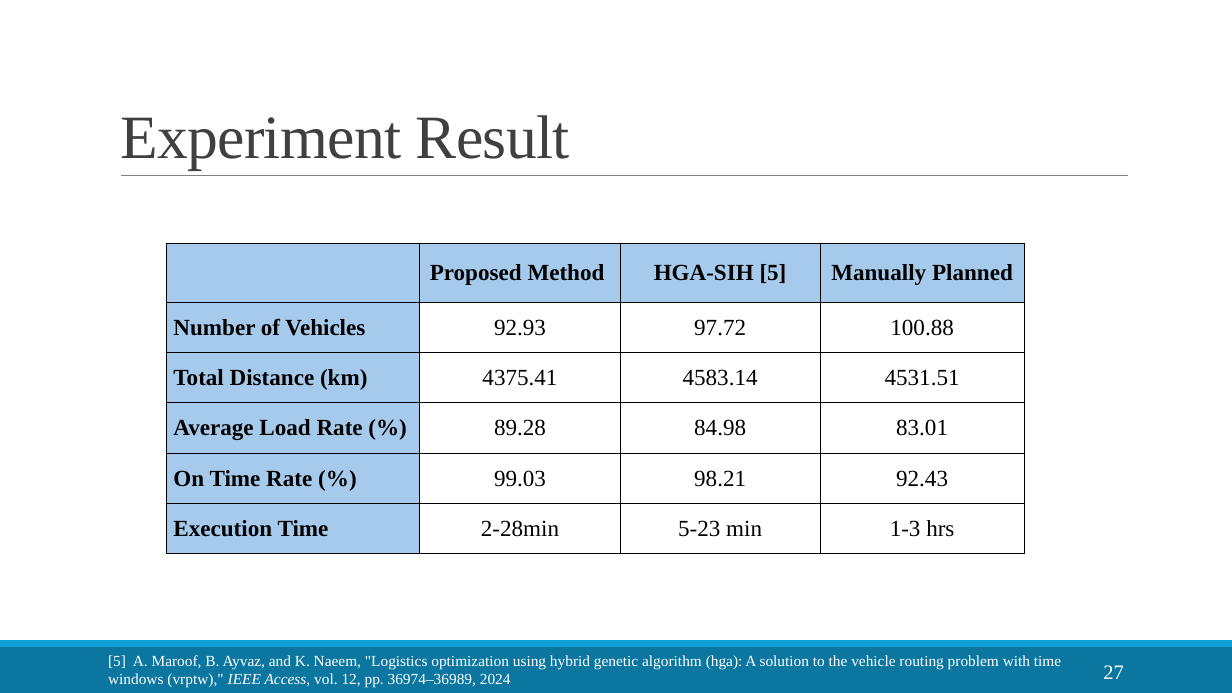
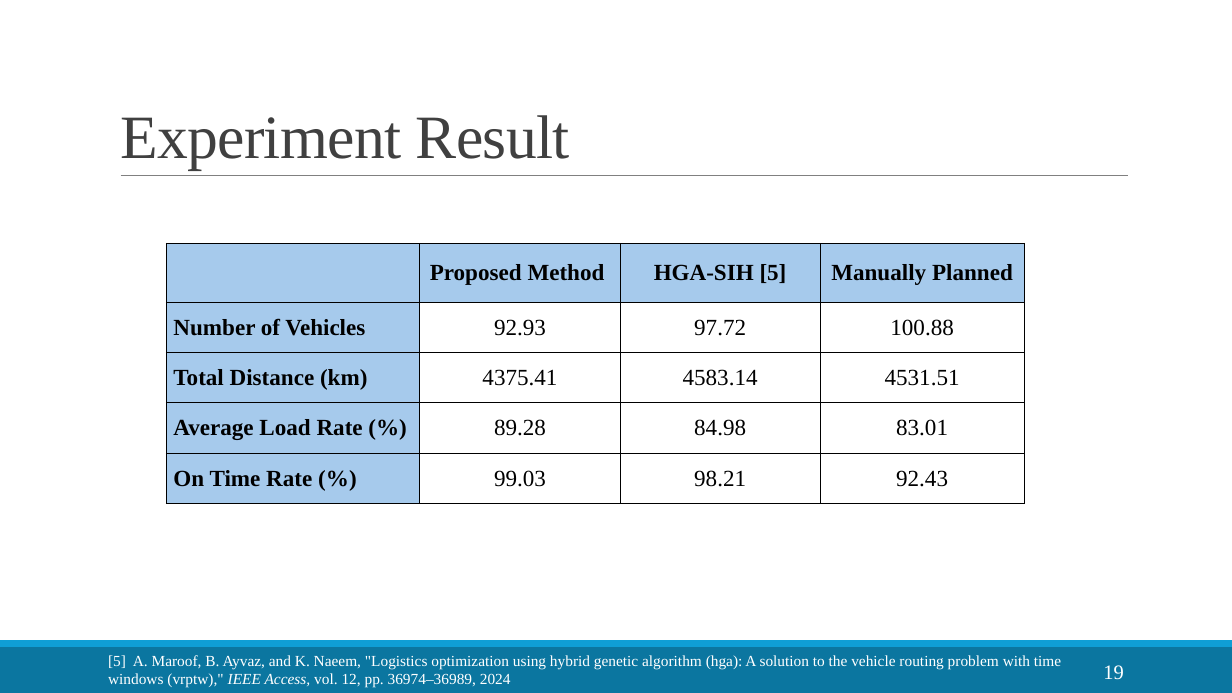
Before and after one commit to LloydGain/114_NTUT_Thesis, a slide deck: slide 19 of docs/thesis/114_楊宏傑_TCSE.pptx (slide 27 before the commit). Drawn at 1232x693 pixels with LibreOffice and Linux fonts; fonts in the diff are those of the drawing. Boxes give left, top, right and bottom in pixels: in the first picture for what was removed or moved away, otherwise in the second. Text is boxed around its words. In the diff, an @@ line names an element or a change of style, - is before the commit and + after.

```diff
--- a/docs/thesis/114_楊宏傑_TCSE.pptx
+++ b/docs/thesis/114_楊宏傑_TCSE.pptx
@@ table at [166,243,1025,503] @@
-row 6: Execution Time | 2-28min | 5-23 min | 1-3 hrs
@@ page number at [1103,665,1123,680]: text changed @@
-27
+19
```
Also in this commit, not shown: 8 other slides changed, 4 slides added, 12 slides removed, 6 other files.
